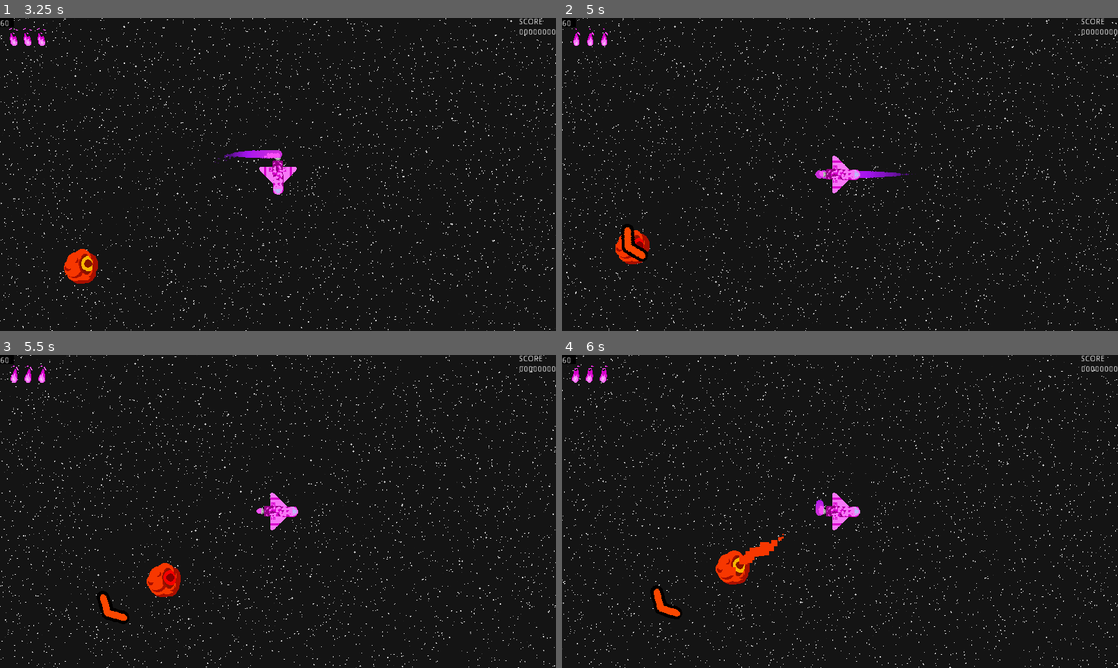
Above: before the commit, frames 1-4 (two rows, left to right).
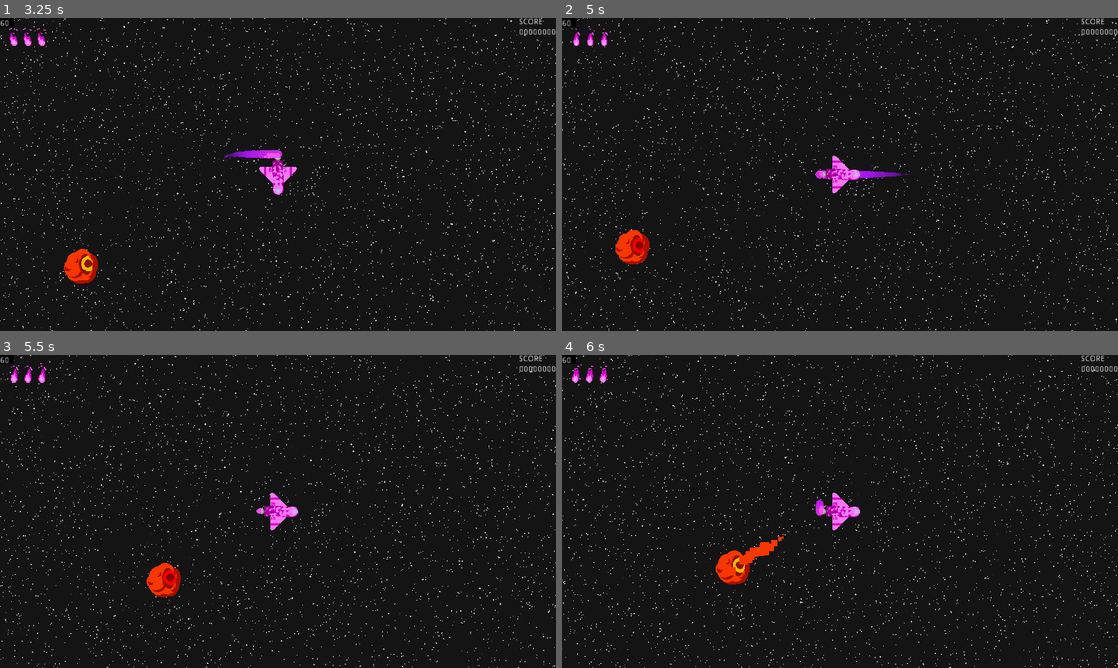
Above: after the commit, the same moments.

Repository: Jellonator/04-Space-Shooter
Game: Godot game, scene res://Gui/StartScreen.tscn
Two runs of this game, one before a commit and one after it. Both use one fixed random seed, a clock stepped at 60 frames per second and the inputs below.
Inputs (mouse positions are in pixels of both pictures, inside the frame that each line leads up to):
- Up to frame 1 (3.25 s): click "Play Game" at 0.5 s; tap Enter at 1.25 s; move the mouse to (400, 158) at 1.27 s; press the mouse at (400, 158) at 1.28 s; hold D (move_right) 1.28-2 s; release the mouse at (400, 158) at 2 s; drag from (166, 190) to (250, 237) at 2.02 s; move the mouse to (333, 105) at 2.77 s; hold D (move_right) from 2.78 s (still down); hold Down (look_down) from 2.78 s (still down)
- Up to frame 2 (5 s): release D (move_right) at 3.5 s; release Down (look_down) at 3.5 s; drag from (812, 237) to (673, 127) at 3.52 s; move the mouse to (1006, 221) at 4.27 s; hold A (move_left) from 4.28 s (still down); hold Right (look_right) from 4.28 s (still down)
- Up to frame 3 (5.5 s): release A (move_left) at 5 s; release Right (look_right) at 5 s; drag from (111, 464) to (194, 433) at 5.02 s
- Up to frame 4 (6 s): move the mouse to (867, 511) at 5.77 s; press the mouse at (867, 511) at 5.78 s; hold S (move_down) from 5.78 s (still down)

Frame 1 is identical in both runs. In frame 2, 0.2% of the frame differs, in the area x 10-16%, y 66-78%; in frame 3, 0.2%; in frame 4, 0.2%.

Commit message:
Minor tweaks and fixes

Diff:
--- a/Object/Enemy/EnemySpawner.gd
+++ b/Object/Enemy/EnemySpawner.gd
@@ -9,7 +9,7 @@
 onready var mat_sprite := node_sprite.material as ShaderMaterial
 
 func is_paused():
-	return false
+	return node == null
 
 func _ready():
 	node = scene.instance()
@@ -21,8 +21,6 @@
 	$SndSpawn.play()
 
 var t := 0.0
-
-signal killed();
 
 func _physics_process(delta):
 	t += delta * 2.0
--- a/Object/Enemy/SmallBoys/SmallBoy.tscn
+++ b/Object/Enemy/SmallBoys/SmallBoy.tscn
@@ -6,7 +6,6 @@
 
 [node name="SmallBoy" type="KinematicBody2D"]
 collision_layer = 4
-collision_mask = 5
 script = ExtResource( 2 )
 max_health = 4
 sprites = [ NodePath("Sprite") ]
--- a/Object/Enemy/SmallBoys/SmallboyCircle.gd
+++ b/Object/Enemy/SmallBoys/SmallboyCircle.gd
@@ -21,8 +21,6 @@
 
 func is_paused() -> bool:
 	return paused
-
-signal killed();
 
 var boys := []
 var t := 0.0
--- a/Object/Player/EnemyLocator.gd
+++ b/Object/Player/EnemyLocator.gd
@@ -13,6 +13,8 @@
 	for enemy_ in get_tree().get_nodes_in_group("enemy"):
 		var enemy := enemy_ as Node2D
 		if enemy.is_paused():
+			if enemy in locators:
+				locators[enemy].hide()
 			continue
 		var epos := enemy.global_position
 		epos -= center
@@ -34,7 +36,6 @@
 		epos -= center
 		epos.x /= 960/540.0
 		var rot := epos.angle()
-		locator.visible = not enemy.is_paused()
 		locator.rotation = rot + 1.5 * PI/2
 		locator.position = Vector2(DRAW_RADIUS, 0).rotated(rot)
 		locator.position.x *= 960.0/540.0
